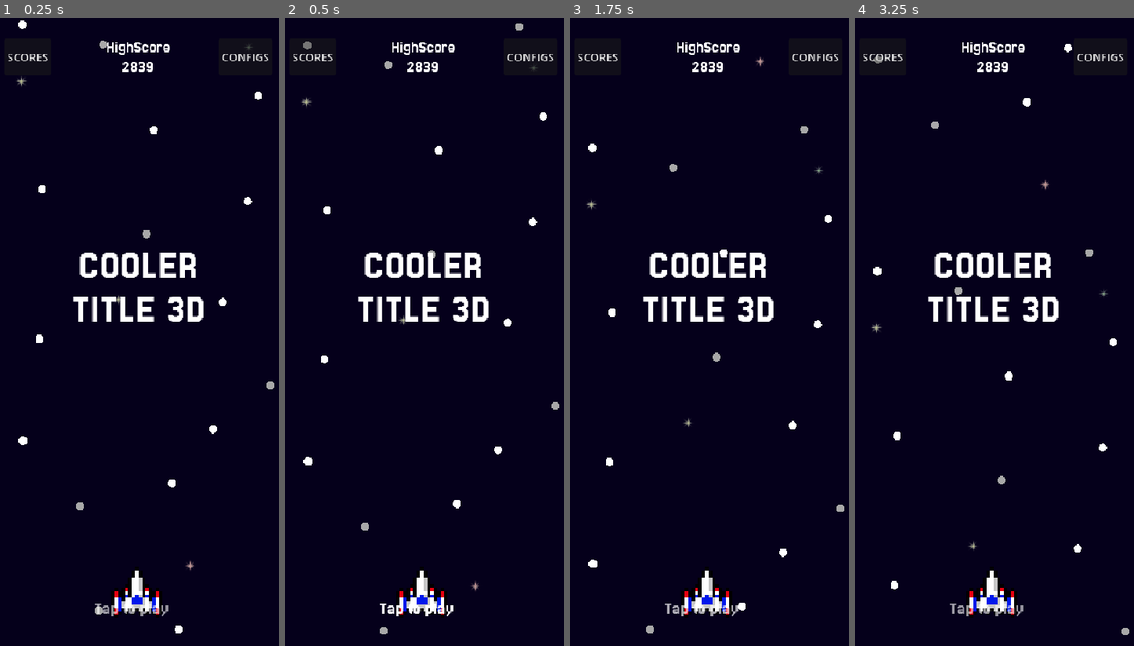
Above: before the commit, frames 1-4 (left to right).
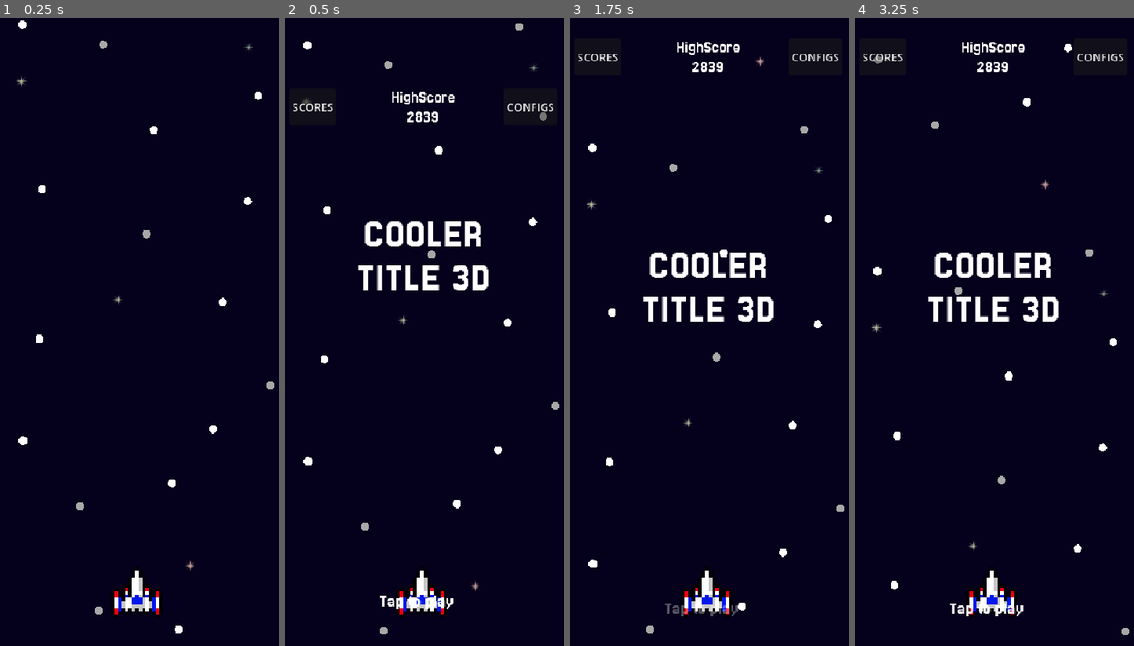
Above: after the commit, the same moments.

Repository: Juawo/space-shooter
Game: Godot game, scene res://scenes/game/main.tscn
The game is run twice, just before and just after one commit, with the same random seed, the same clock (stepped at 60 frames per second) and the same inputs. The engine's default icon, where the game draws it, is replaced by a stand-in: a white triangle on a blue panel in a dark square.
Inputs:
- Up to frame 1 (0.25 s): no input
- Up to frame 2 (0.5 s): no input
- Up to frame 3 (1.75 s): tap Enter at 0.5, 1.25 s; hold Right (ui_right) 0.53-1.28 s; hold Left (ui_left) from 1.28 s (still down)
- Up to frame 4 (3.25 s): tap Enter at 2, 2.75 s; release Left (ui_left) at 2.03 s; hold Right (ui_right) from 2.03 s (still down)

The runs differ from the first frame. In frame 1, 2.7% of the frame differs, in the area x 2-97%, y 3-96%; in frame 2, 5.0%; in frame 3, 0.2%; in frame 4, 0.2%.

Commit message:
Refactor main menu scripts; improve tap area handling and animation flow

Diff:
--- a/scenes/ui/MainMenu/main_menu.tscn
+++ b/scenes/ui/MainMenu/main_menu.tscn
@@ -4,6 +4,21 @@
 [ext_resource type="FontFile" uid="uid://d30hgfkq7jl3v" path="res://assets/ui/fonts/Jersey_25/Jersey25-Regular.ttf" id="1_ift2n"]
 [ext_resource type="PackedScene" uid="uid://qora2f2xvu2o" path="res://scenes/ui/MainMenu/leader_board_button.tscn" id="1_ql3r1"]
 [ext_resource type="PackedScene" uid="uid://cpgj0vj2rsnpv" path="res://scenes/ui/MainMenu/config_buttons.tscn" id="3_ql3r1"]
+
+[sub_resource type="Animation" id="Animation_b771k"]
+length = 0.001
+tracks/0/type = "value"
+tracks/0/imported = false
+tracks/0/enabled = true
+tracks/0/path = NodePath("MarginContainer/VBoxContainer/InstructionWrapper/instruction:modulate")
+tracks/0/interp = 1
+tracks/0/loop_wrap = true
+tracks/0/keys = {
+"times": PackedFloat32Array(0),
+"transitions": PackedFloat32Array(1),
+"update": 0,
+"values": [Color(1, 1, 1, 1)]
+}
 
 [sub_resource type="Animation" id="Animation_epepa"]
 resource_name = "hide_menu"
@@ -62,21 +77,6 @@
 "values": [Color(1, 1, 1, 0.28627452), Color(1, 1, 1, 1)]
 }
 
-[sub_resource type="Animation" id="Animation_b771k"]
-length = 0.001
-tracks/0/type = "value"
-tracks/0/imported = false
-tracks/0/enabled = true
-tracks/0/path = NodePath("MarginContainer/VBoxContainer/InstructionWrapper/instruction:modulate")
-tracks/0/interp = 1
-tracks/0/loop_wrap = true
-tracks/0/keys = {
-"times": PackedFloat32Array(0),
-"transitions": PackedFloat32Array(1),
-"update": 0,
-"values": [Color(1, 1, 1, 1)]
-}
-
 [sub_resource type="AnimationLibrary" id="AnimationLibrary_b771k"]
 _data = {
 &"RESET": SubResource("Animation_b771k"),
@@ -119,7 +119,7 @@
 anchors_preset = 15
 anchor_right = 1.0
 anchor_bottom = 1.0
-offset_bottom = 0.00016021729
+offset_bottom = 0.00012207031
 grow_horizontal = 2
 grow_vertical = 2
 size_flags_vertical = 0
--- a/scripts/ui/MainMenu/main_menu.gd
+++ b/scripts/ui/MainMenu/main_menu.gd
@@ -2,18 +2,22 @@
 
 @onready var animation_player: AnimationPlayer = $AnimationPlayer
 var showing: bool = false
+@onready var background_tap_area: Button = $BackgroundTapArea
 
 func hideMainMenu():
+	background_tap_area.disabled = true
 	animation_player.play("hide_menu")
 	showing = false
 	await animation_player.animation_finished
 	self.visible = false
 
 func showMainMenu():
+	self.visible = true
 	animation_player.play_backwards("hide_menu")
+	await animation_player.animation_finished
 	animation_player.play("idle")
 	showing = true
-	self.visible = true
+	background_tap_area.disabled = false
 
 func _on_background_tap_area_pressed() -> void:
 	if is_visible_in_tree():
